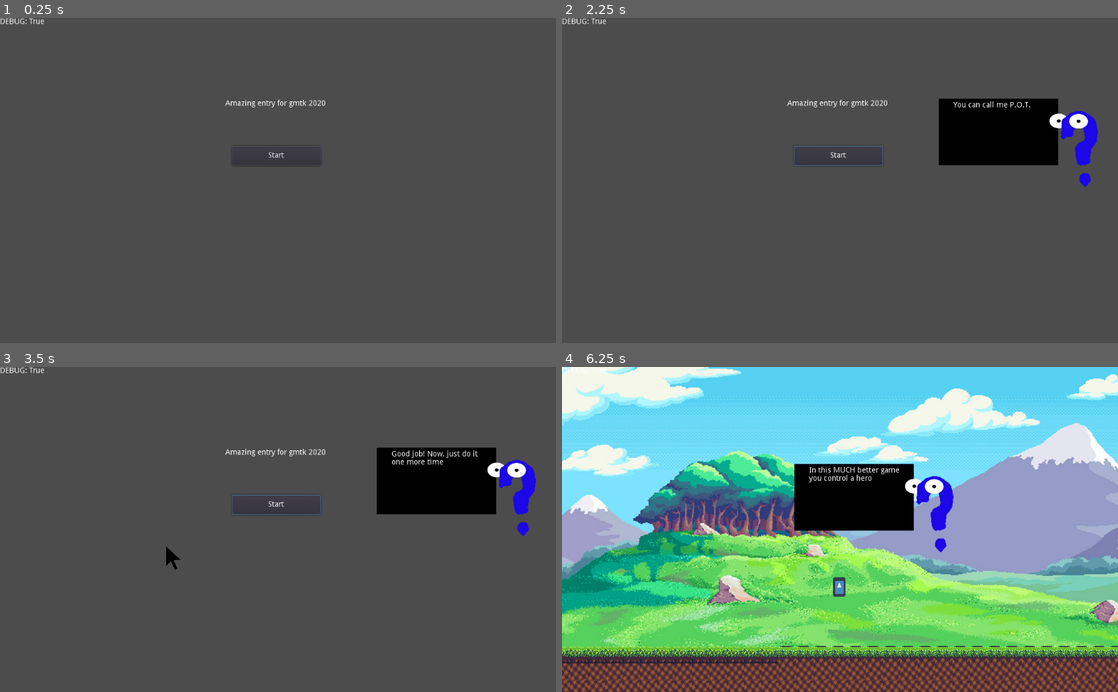
Above: before the commit, frames 1-4 (two rows, left to right).
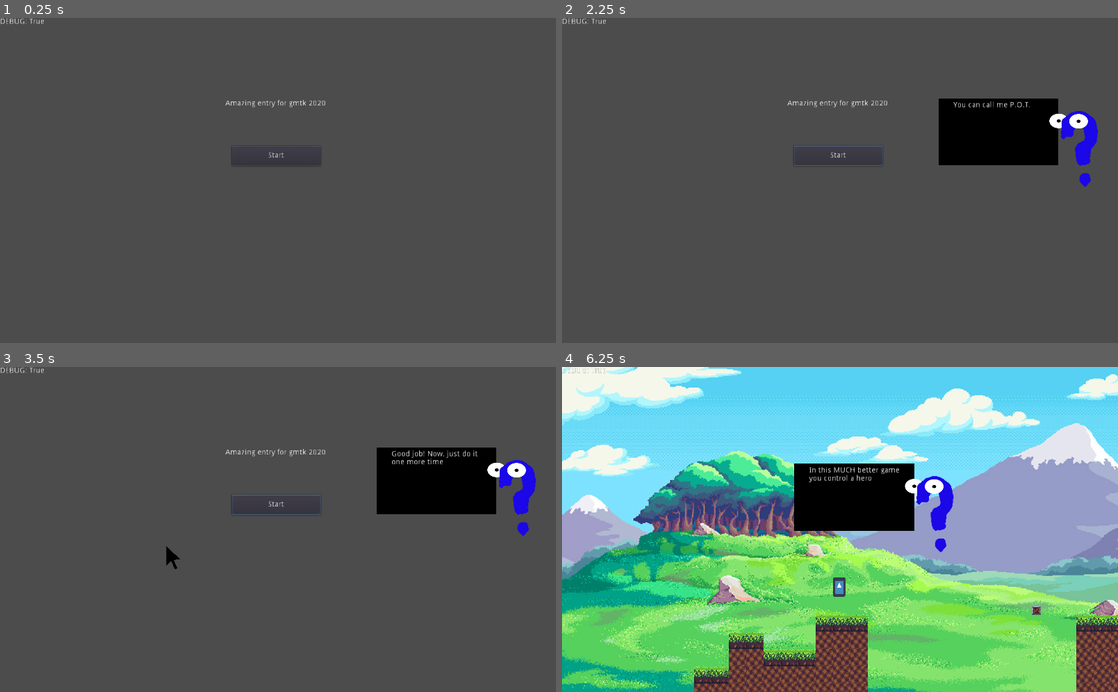
Above: after the commit, the same moments.

Repository: grunkgrunk/gmtk-2020
Game: Godot game, scene res://world.tscn
Two runs of this game, one before a commit and one after it. Both use one fixed random seed, a clock stepped at 60 frames per second and the inputs below. The engine's default icon, where the game draws it, is replaced by a stand-in: a white triangle on a blue panel in a dark square.
Inputs (mouse positions are in pixels of both pictures, inside the frame that each line leads up to):
- Up to frame 1 (0.25 s): no input
- Up to frame 2 (2.25 s): click "Start" at 0.5 s; click "Start" at 1.25 s; tap Enter (continue) at 2 s; move the mouse to (962, 164) at 2.02 s; hold D (ui_right, bound only after the commit) from 2.03 s (still down); hold Enter (continue) from 2.03 s (still down)
- Up to frame 3 (3.5 s): keep holding D (ui_right, bound only after the commit); tap W (ui_up, bound only after the commit) at 2.27, 2.3, 2.57, 2.85, 3.02, 3.32 s; move the mouse to (166, 545) at 2.77 s; release Enter (continue) at 2.78 s; tap Enter (continue) at 3.05 s
- Up to frame 4 (6.25 s): tap Enter (continue) at 3.5, 4.55, 5, 6.05 s; move the mouse to (895, 458) at 3.52 s; release D (ui_right, bound only after the commit) at 3.53 s; hold A (ui_left, bound only after the commit) 3.53-4.28 s; hold Enter (continue) 3.53-4.28 s; tap W (ui_up, bound only after the commit) at 3.8, 4.52, 4.82, 5.27, 5.3, 5.57, 5.85, 6.02 s; move the mouse to (812, 594) at 4.27 s; hold D (ui_right, bound only after the commit) 4.28-5.78 s; tap K (key_k) at 4.35 s; move the mouse to (1006, 578) at 5.02 s; hold Enter (continue) 5.03-5.78 s; move the mouse to (673, 480) at 5.77 s; hold A (ui_left, bound only after the commit) from 5.78 s (still down)

The runs differ from the first frame. In frame 1, 0.2% of the frame differs, in the area x 0-59%, y 0-44%; in frame 2, 0.3%; in frame 3, 0.3%; in frame 4, 15%, in the area x 0-100%, y 0-100%.

Commit message:
wkjhsakjhaaaa dragon

Diff:
--- /dev/null
+++ b/game/bossfight.tscn
@@ -0,0 +1,103 @@
+[gd_scene load_steps=12 format=2]
+
+[ext_resource path="res://dragon.png" type="Texture" id=1]
+[ext_resource path="res://dragon.gd" type="Script" id=2]
+[ext_resource path="res://fireball.tscn" type="PackedScene" id=3]
+[ext_resource path="res://fire.tres" type="Animation" id=4]
+[ext_resource path="res://idle.tres" type="Animation" id=5]
+[ext_resource path="res://dragonsound.wav" type="AudioStream" id=6]
+
+[sub_resource type="ShaderMaterial" id=1]
+
+[sub_resource type="AtlasTexture" id=2]
+flags = 4
+atlas = ExtResource( 1 )
+region = Rect2( 0, 804, 500, 402 )
+
+[sub_resource type="AtlasTexture" id=3]
+flags = 4
+atlas = ExtResource( 1 )
+region = Rect2( 500, 804, 500, 402 )
+
+[sub_resource type="SpriteFrames" id=4]
+animations = [ {
+"frames": [ SubResource( 2 ), SubResource( 3 ) ],
+"loop": true,
+"name": "default",
+"speed": 5.0
+} ]
+
+[sub_resource type="Animation" id=5]
+resource_name = "intro"
+length = 2.0
+tracks/0/type = "value"
+tracks/0/path = NodePath(".:position")
+tracks/0/interp = 1
+tracks/0/loop_wrap = true
+tracks/0/imported = false
+tracks/0/enabled = true
+tracks/0/keys = {
+"times": PoolRealArray( 0, 1 ),
+"transitions": PoolRealArray( 1, 1 ),
+"update": 0,
+"values": [ Vector2( 1351.26, 220.294 ), Vector2( 849.12, 235.396 ) ]
+}
+tracks/1/type = "value"
+tracks/1/path = NodePath(".:frame")
+tracks/1/interp = 1
+tracks/1/loop_wrap = true
+tracks/1/imported = false
+tracks/1/enabled = true
+tracks/1/keys = {
+"times": PoolRealArray( 0, 1.2, 2 ),
+"transitions": PoolRealArray( 1, 1, 1 ),
+"update": 1,
+"values": [ 0, 1, 0 ]
+}
+tracks/2/type = "audio"
+tracks/2/path = NodePath("AudioStreamPlayer")
+tracks/2/interp = 1
+tracks/2/loop_wrap = true
+tracks/2/imported = false
+tracks/2/enabled = true
+tracks/2/keys = {
+"clips": [ {
+"end_offset": 0.0,
+"start_offset": 0.0,
+"stream": ExtResource( 6 )
+} ],
+"times": PoolRealArray( 1.2 )
+}
+
+[node name="bossfight" type="Node2D"]
+
+[node name="dragon" type="AnimatedSprite" parent="."]
+material = SubResource( 1 )
+position = Vector2( 1351.26, 220.294 )
+rotation = -0.673477
+frames = SubResource( 4 )
+frame = 1
+script = ExtResource( 2 )
+fireball_scene = ExtResource( 3 )
+
+[node name="shoot_timer" type="Timer" parent="dragon"]
+wait_time = 0.2
+
+[node name="pos" type="Position2D" parent="dragon"]
+position = Vector2( -118.794, 39.598 )
+
+[node name="animation" type="AnimationPlayer" parent="dragon"]
+playback_speed = 0.5
+anims/fire = ExtResource( 4 )
+anims/idle = ExtResource( 5 )
+anims/intro = SubResource( 5 )
+
+[node name="AudioStreamPlayer" type="AudioStreamPlayer" parent="dragon"]
+stream = ExtResource( 6 )
+
+[node name="idle_timer" type="Timer" parent="dragon"]
+wait_time = 2.0
+one_shot = true
+[connection signal="timeout" from="dragon/shoot_timer" to="dragon" method="_on_shoot_timer_timeout"]
+[connection signal="animation_finished" from="dragon/animation" to="dragon" method="_on_animation_animation_finished"]
+[connection signal="timeout" from="dragon/idle_timer" to="dragon" method="_on_idle_timer_timeout"]
--- a/game/dangerjump.gd
+++ b/game/dangerjump.gd
@@ -4,5 +4,5 @@
 
 func _on_dangerjump_body_entered(body):
 	if body.is_in_group("player"):
-		emit_signal("shoudlsave")
+		emit_signal("shouldsave")
 		queue_free()
--- /dev/null
+++ b/game/dragon.gd
@@ -0,0 +1,41 @@
+extends AnimatedSprite
+
+var is_mouth_open = false
+var n_fireballs = 13
+
+export(PackedScene) var fireball_scene
+
+func _ready():
+	$animation.play("intro")
+
+
+func fire_balls():
+	$shoot_timer.start()
+
+func _on_shoot_timer_timeout():
+	var o = fireball_scene.instance()
+	get_parent().add_child(o)
+	o.global_position = $pos.global_position
+	o.angle = rotation + PI - 0.3
+	n_fireballs -= 1
+	if n_fireballs == 0:
+		$shoot_timer.stop()
+		n_fireballs = 13
+
+func _input(event):
+	if(Input.is_action_just_pressed("continue")):
+		$animation.play("fire")
+
+
+func _on_animation_animation_finished(anim_name):
+	if anim_name == "intro":
+		$animation.play("idle")
+		$idle_timer.wait_time = rand_range(2, 3)
+		$idle_timer.start()
+	if anim_name == "fire":
+		$idle_timer.wait_time = rand_range(2, 3)
+		$idle_timer.start()
+		$animation.play("idle")
+
+func _on_idle_timer_timeout():
+	$animation.play("fire")
--- /dev/null
+++ b/game/fire.tres
@@ -0,0 +1,43 @@
+[gd_resource type="Animation" format=2]
+
+[resource]
+resource_name = "fire"
+length = 1.5
+tracks/0/type = "value"
+tracks/0/path = NodePath(".:rotation_degrees")
+tracks/0/interp = 1
+tracks/0/loop_wrap = true
+tracks/0/imported = false
+tracks/0/enabled = true
+tracks/0/keys = {
+"times": PoolRealArray( 0, 1, 1.5 ),
+"transitions": PoolRealArray( 1, 1, 1 ),
+"update": 0,
+"values": [ -38.5874, 0.0, -38.5874 ]
+}
+tracks/1/type = "value"
+tracks/1/path = NodePath(".:frame")
+tracks/1/interp = 1
+tracks/1/loop_wrap = true
+tracks/1/imported = false
+tracks/1/enabled = true
+tracks/1/keys = {
+"times": PoolRealArray( 0, 1.4 ),
+"transitions": PoolRealArray( 1, 1 ),
+"update": 1,
+"values": [ 1, 0 ]
+}
+tracks/2/type = "method"
+tracks/2/path = NodePath(".")
+tracks/2/interp = 1
+tracks/2/loop_wrap = true
+tracks/2/imported = false
+tracks/2/enabled = true
+tracks/2/keys = {
+"times": PoolRealArray( 0 ),
+"transitions": PoolRealArray( 1 ),
+"values": [ {
+"args": [  ],
+"method": "fire_balls"
+} ]
+}
--- /dev/null
+++ b/game/fireball.gd
@@ -0,0 +1,11 @@
+extends AnimatedSprite
+
+var angle = 0
+var speed = 400
+func _process(delta):
+	position += Vector2(cos(angle), sin(angle)) * speed * delta
+	rotation = angle
+
+
+func _on_Area2D_body_entered(body):
+	queue_free()
--- /dev/null
+++ b/game/fireball.tscn
@@ -0,0 +1,36 @@
+[gd_scene load_steps=7 format=2]
+
+[ext_resource path="res://orange_fireball.png" type="Texture" id=1]
+[ext_resource path="res://fireball.gd" type="Script" id=2]
+
+[sub_resource type="AtlasTexture" id=1]
+atlas = ExtResource( 1 )
+region = Rect2( 0, 0, 32, 32 )
+
+[sub_resource type="AtlasTexture" id=2]
+atlas = ExtResource( 1 )
+region = Rect2( 32, 0, 32, 32 )
+
+[sub_resource type="SpriteFrames" id=3]
+animations = [ {
+"frames": [ SubResource( 1 ), SubResource( 2 ) ],
+"loop": true,
+"name": "default",
+"speed": 5.0
+} ]
+
+[sub_resource type="CircleShape2D" id=4]
+
+[node name="fireball" type="AnimatedSprite" groups=[
+"fireball",
+]]
+scale = Vector2( 2, 2 )
+frames = SubResource( 3 )
+playing = true
+script = ExtResource( 2 )
+
+[node name="Area2D" type="Area2D" parent="."]
+
+[node name="CollisionShape2D" type="CollisionShape2D" parent="Area2D"]
+shape = SubResource( 4 )
+[connection signal="body_entered" from="Area2D" to="." method="_on_Area2D_body_entered"]
--- /dev/null
+++ b/game/idle.tres
@@ -0,0 +1,17 @@
+[gd_resource type="Animation" format=2]
+
+[resource]
+resource_name = "idle"
+loop = true
+tracks/0/type = "value"
+tracks/0/path = NodePath(".:position")
+tracks/0/interp = 1
+tracks/0/loop_wrap = true
+tracks/0/imported = false
+tracks/0/enabled = true
+tracks/0/keys = {
+"times": PoolRealArray( 0, 0.5, 1 ),
+"transitions": PoolRealArray( 1, 1, 1 ),
+"update": 0,
+"values": [ Vector2( 849.12, 235.396 ), Vector2( 849.12, 225.805 ), Vector2( 849.12, 235.396 ) ]
+}
--- a/game/iloveyou.tscn
+++ b/game/iloveyou.tscn
@@ -1,18 +1,37 @@
 [gd_scene load_steps=4 format=2]
 
-[ext_resource path="res://iloveyou.gd" type="Script" id=1]
 [ext_resource path="res://tut/tut.tscn" type="PackedScene" id=2]
 [ext_resource path="res://tut/tut_iloveyou.gd" type="Script" id=3]
+
+[sub_resource type="GDScript" id=1]
+script/source = "extends Control
+
+
+# Declare member variables here. Examples:
+# var a = 2
+# var b = \"text\"
+
+
+# Called when the node enters the scene tree for the first time.
+func _ready():
+	pass # Replace with function body.
+
+
+"
 
 [node name="iloveyou" type="Control"]
 anchor_right = 1.0
 anchor_bottom = 1.0
-script = ExtResource( 1 )
+script = SubResource( 1 )
 __meta__ = {
 "_edit_use_anchors_": false
 }
 
 [node name="tut" parent="." instance=ExtResource( 2 )]
+margin_left = -1100.38
+margin_top = 486.205
+margin_right = -1100.38
+margin_bottom = 486.205
 script = ExtResource( 3 )
 dialog_path = NodePath("../LineEdit")
 
--- a/game/keybindmenu.tscn
+++ b/game/keybindmenu.tscn
@@ -1,7 +1,8 @@
-[gd_scene load_steps=3 format=2]
+[gd_scene load_steps=4 format=2]
 
 [ext_resource path="res://tut/tut.tscn" type="PackedScene" id=1]
 [ext_resource path="res://tut/tut_keybind.gd" type="Script" id=2]
+[ext_resource path="res://cursor.tscn" type="PackedScene" id=3]
 
 [node name="keybindmenu" type="Control"]
 anchor_right = 1.0
@@ -19,6 +20,7 @@
 gridPath = NodePath("../grid")
 rebindPath = NodePath("../rebind")
 loadLabelPath = NodePath("../load")
+cursorscn = ExtResource( 3 )
 
 [node name="timer" type="Timer" parent="tut"]
 
--- a/game/mainGame.tscn
+++ b/game/mainGame.tscn
@@ -21,38 +21,44 @@
 [ext_resource path="res://musicmenu.tscn" type="PackedScene" id=19]
 [ext_resource path="res://turnoffmusic_area.gd" type="Script" id=20]
 [ext_resource path="res://yesno.tscn" type="PackedScene" id=21]
+[ext_resource path="res://spikes.gd" type="Script" id=22]
+[ext_resource path="res://iloveyou.tscn" type="PackedScene" id=23]
+[ext_resource path="res://cursor.tscn" type="PackedScene" id=24]
+
+[sub_resource type="RectangleShape2D" id=1]
+extents = Vector2( 146.042, 87.1117 )
+
+[sub_resource type="CapsuleShape2D" id=2]
+
+[sub_resource type="CircleShape2D" id=3]
+radius = 20.1789
+
+[sub_resource type="RectangleShape2D" id=4]
+extents = Vector2( 295.27, 17.3406 )
+
+[sub_resource type="RectangleShape2D" id=5]
+extents = Vector2( 55.2339, 81.9485 )
+
+[sub_resource type="RectangleShape2D" id=6]
+extents = Vector2( 75.9153, 41.032 )
+
+[sub_resource type="RectangleShape2D" id=7]
+extents = Vector2( 154.971, 29.9009 )
+
+[sub_resource type="RectangleShape2D" id=8]
+extents = Vector2( 209.679, 21.9224 )
+
+[sub_resource type="RectangleShape2D" id=9]
+extents = Vector2( 127.523, 44.2639 )
 
 [sub_resource type="RectangleShape2D" id=10]
-extents = Vector2( 146.042, 87.1117 )
-
-[sub_resource type="CapsuleShape2D" id=1]
-
-[sub_resource type="CircleShape2D" id=9]
-radius = 20.1789
-
-[sub_resource type="RectangleShape2D" id=2]
-extents = Vector2( 295.27, 17.3406 )
-
-[sub_resource type="RectangleShape2D" id=3]
-extents = Vector2( 55.2339, 81.9485 )
-
-[sub_resource type="RectangleShape2D" id=4]
-extents = Vector2( 75.9153, 41.032 )
-
-[sub_resource type="RectangleShape2D" id=5]
-extents = Vector2( 154.971, 29.9009 )
-
-[sub_resource type="RectangleShape2D" id=6]
-extents = Vector2( 209.679, 21.9224 )
-
-[sub_resource type="RectangleShape2D" id=7]
-extents = Vector2( 127.523, 44.2639 )
-
-[sub_resource type="RectangleShape2D" id=8]
 extents = Vector2( 119.299, 111.274 )
 
 [sub_resource type="RectangleShape2D" id=11]
 extents = Vector2( 86.0432, 101.052 )
+
+[sub_resource type="RectangleShape2D" id=12]
+extents = Vector2( 317.929, 10 )
 
 [node name="mainGame" type="Node2D"]
 script = ExtResource( 7 )
@@ -76,12 +82,12 @@
 
 [node name="CollisionShape2D" type="CollisionShape2D" parent="blue/area"]
 position = Vector2( -5.79126, 0 )
-shape = SubResource( 10 )
+shape = SubResource( 1 )
 
 [node name="player" type="KinematicBody2D" parent="." groups=[
 "player",
 ]]
-position = Vector2( 3248.02, 467.375 )
+position = Vector2( 5035.53, 397.663 )
 script = ExtResource( 3 )
 playing = true
 
@@ -105,20 +111,21 @@
 [node name="djump_area" type="Area2D" parent="player"]
 
 [node name="CollisionShape2D" type="CollisionShape2D" parent="player/djump_area"]
-shape = SubResource( 9 )
+position = Vector2( 0, 2.99658 )
+shape = SubResource( 3 )
 
 [node name="TileMap" type="TileMap" parent="."]
 tile_set = ExtResource( 14 )
 cell_size = Vector2( 32, 32 )
 format = 1
-tile_data = PoolIntArray( 655393, 1, 0, 720929, 10, 0, 78646 …(11591 unchanged characters)… 0, 2031773, 10, 0, 2031774, 10, 0, 2031775, 10, 0, 2031776, 10, 0, 2031777, 10, 0, 2031778, 10, 0, 2031779, 10, 0, 2031780, 10, 0, 2031781, 10, 0, 2031782, 10, 0, 2031783, 10, 0, 2031784, 10, 0, 2031785, 10, 0, 2031786, 10, 0, 2031787, 10, 0, 2031788, 10, 0, 2097308, 10, 0, 2097309, 10, 0, 2097310, 10, 0, 2097311, 10, 0, 2097312, 10, 0, 2097313, 10, 0, 2097314, 10, 0, 2097315, 10, 0, 2097316, 10, 0, 2097317, 10, 0, 2097318, 10, 0, 2097319, 10, 0, 2097320, 10, 0, 2097321, 10, 0, 2097322, 10, 0, 2097323, 10, 0, 2097324, 10, 0, 2162850, 10, 0, 2162851, 10, 0, 2162852, 10, 0, 2162853, 10, 0, 2162854, 10, 0 )
+tile_data = PoolIntArray( 655393, 1, 0, 720929, 10, 0, 78646 …(11591 unchanged characters)… 0, 2031773, 10, 0, 2031774, 10, 0, 2031787, 10, 0, 2031788, 10, 0, 2097308, 10, 0, 2097309, 10, 0, 2097310, 10, 0, 2097323, 10, 0, 2097324, 10, 0, 2162859, 10, 0, 2162860, 10, 0, 2228395, 10, 0, 2228396, 10, 0, 2293932, 10, 0, 2359468, 10, 0, 2425004, 10, 0, 2490540, 10, 0 )
 
 [node name="jump_area" type="Area2D" parent="."]
 position = Vector2( 277.928, 451.397 )
 script = ExtResource( 4 )
 
 [node name="CollisionShape2D" type="CollisionShape2D" parent="jump_area"]
-shape = SubResource( 2 )
+shape = SubResource( 4 )
 
 [node name="layer" type="CanvasLayer" parent="."]
 
@@ -135,6 +142,8 @@
 bluePath = NodePath("../../blue/area")
 musicscn = ExtResource( 19 )
 yesno = ExtResource( 21 )
+iloveyou = ExtResource( 23 )
+cursor_scn = ExtResource( 24 )
 
 [node name="timer" type="Timer" parent="layer/tut"]
 one_shot = true
@@ -201,9 +210,17 @@
 [node name="CollisionShape2D" type="CollisionShape2D" parent="turnoffmusic_area"]
 position = Vector2( 4, 38 )
 shape = SubResource( 11 )
+
+[node name="spikes" type="Area2D" parent="."]
+position = Vector2( 5309.75, 933.662 )
+script = ExtResource( 22 )
+
+[node name="CollisionShape2D" type="CollisionShape2D" parent="spikes"]
+position = Vector2( -8.73096, 47.6219 )
+shape = SubResource( 12 )
 [connection signal="body_entered" from="jump_area" to="jump_area" method="_on_jump_area_body_entered"]
+[connection signal="first_jump" from="jump_area" to="layer/tut" method="_on_jump_area_first_jump"]
 [connection signal="first_jump" from="jump_area" to="." method="_on_jump_area_first_jump"]
-[connection signal="first_jump" from="jump_area" to="layer/tut" method="_on_jump_area_first_jump"]
 [connection signal="timeout" from="layer/tut/timer" to="layer/tut" method="_on_timer_timeout"]
 [connection signal="body_entered" from="doublejumparea" to="doublejumparea" method="_on_doublejumparea_body_entered"]
 [connection signal="doublejump" from="doublejumparea" to="layer/tut" method="_on_doublejumparea_doublejump"]
@@ -218,3 +235,4 @@
 [connection signal="body_entered" from="break_area" to="break_area" method="_on_break_area_body_entered"]
 [connection signal="breakdialogue" from="break_area" to="layer/tut" method="_on_break_area_breakdialogue"]
 [connection signal="body_entered" from="turnoffmusic_area" to="layer/tut" method="_on_turnoffmusic_area_body_entered"]
+[connection signal="body_entered" from="spikes" to="layer/tut" method="_on_spikes_body_entered"]
--- a/game/player.gd
+++ b/game/player.gd
@@ -1,9 +1,11 @@
 extends KinematicBody2D
 
-const MOVE_SPEED = 700
+const MOVE_SPEED = 300
 const JUMP_FORCE = 600
 const GRAVITY = 50
 const MAX_FALL_SPEED = 1000
+
+var invert = 1
 
 #onready var anim_player = $AnimationPlayer
 onready var sprite = $Sprite
@@ -23,7 +25,7 @@
 	if Input.is_action_pressed("ui_left"):
 		move_dir -= 1
 
-	move_and_slide(Vector2(move_dir * MOVE_SPEED, y_velo), Vector2(0, -1))
+	move_and_slide(Vector2(move_dir*invert * MOVE_SPEED, y_velo), Vector2(0, -1))
 
 
 	var grounded = is_on_floor()
--- a/game/project.godot
+++ b/game/project.godot
@@ -23,11 +23,32 @@
 
 G="*res://G.gd"
 
+[display]
+
+window/size/resizable=false
+window/stretch/mode="2d"
+window/stretch/aspect="keep"
+
 [input]
 
 ui_accept={
 "deadzone": 0.5,
 "events": [  ]
+}
+ui_left={
+"deadzone": 0.5,
+"events": [ Object(InputEventKey,"resource_local_to_scene":false,"resource_name":"","device":0,"alt":false,"shift":false,"control":false,"meta":false,"command":false,"pressed":false,"scancode":65,"unicode":0,"echo":false,"script":null)
+ ]
+}
+ui_right={
+"deadzone": 0.5,
+"events": [ Object(InputEventKey,"resource_local_to_scene":false,"resource_name":"","device":0,"alt":false,"shift":false,"control":false,"meta":false,"command":false,"pressed":false,"scancode":68,"unicode":0,"echo":false,"script":null)
+ ]
+}
+ui_up={
+"deadzone": 0.5,
+"events": [ Object(InputEventKey,"resource_local_to_scene":false,"resource_name":"","device":0,"alt":false,"shift":false,"control":false,"meta":false,"command":false,"pressed":false,"scancode":87,"unicode":0,"echo":false,"script":null)
+ ]
 }
 continue={
 "deadzone": 0.5,
--- a/game/iloveyou.gd
+++ b/game/spikes.gd
@@ -1,4 +1,4 @@
-extends Control
+extends Area2D
 
 
 # Declare member variables here. Examples:
@@ -9,3 +9,8 @@
 # Called when the node enters the scene tree for the first time.
 func _ready():
 	pass # Replace with function body.
+
+
+# Called every frame. 'delta' is the elapsed time since the previous frame.
+#func _process(delta):
+#	pass
--- a/game/tut/tut_iloveyou.gd
+++ b/game/tut/tut_iloveyou.gd
@@ -2,6 +2,7 @@
 signal enter_pressed
 signal start_pressed
 signal line_edit
+signal iloveyouwasajoke
 
 export(NodePath) var dialog_path
 # Called when the node enters the scene tree for the first time.
@@ -61,3 +62,4 @@
 	t("I never loved you, it was a joke")
 	yield(self, "enter_pressed")
 	t("Anyways, the only reason I saved you is because I don't want to teach everything about the game again.")
+	emit_signal("iloveyouwasajoke")
--- a/game/tut/tut_keybind.gd
+++ b/game/tut/tut_keybind.gd
@@ -9,6 +9,7 @@
 export(NodePath) var gridPath
 export(NodePath) var rebindPath
 export(NodePath) var loadLabelPath
+export(PackedScene) var cursorscn
 
 onready var grid = get_node(gridPath)
 
@@ -34,8 +35,12 @@
 	t("ÃÃÃÃÃÃÃÃh of course you couldn't jump, double jump was bound to the wrong key...")
 	yield(self, "enter_pressed")
 	t("See this rebind all button? You can click the button to rebind all keys")
+	var c = cursorscn.instance()
+	get_parent().add_child(c)
+	c.global_position = get_viewport().get_mouse_position()
 	get_node(rebindPath).show()
 	yield(self, "rebind_pressed")
+	c.queue_free()
 	get_node(rebindPath).hide()
 	get_node(loadLabelPath).show()
 	rebinding = true
--- a/game/tut/tut_maingame.gd
+++ b/game/tut/tut_maingame.gd
@@ -15,6 +15,8 @@
 export(NodePath) var bluePath
 export(PackedScene) var musicscn
 export(PackedScene) var yesno
+export(PackedScene) var iloveyou
+export(PackedScene) var cursor_scn
 
 onready var mainGame = get_node(mainGamePath)
 var musicjoke = null
@@ -117,6 +119,9 @@
 		hide()
 		get_parent().add_child(keybind)
 		yield(keybind.get_node("tut"), "donebinding")
+		get_node(player).invert = -1
+
+
 		#Hop til keybind menu
 		keybind.queue_free()
 		mainGame.play()
@@ -172,6 +177,8 @@
 
 
 func _on_dangerjump_shouldsave():
+	show()
+	print("that worked ")
 	mainGame.pause()
 	t("Yeah.. sorry to be the one to tell you, but you are not going to make this jump..")
 	yield(self, "enter_pressed")
@@ -184,6 +191,7 @@
 	t("There is nothing you can do...")
 	yield(self, "enter_pressed")
 	mainGame.play()
+	hide()
 
 
 func _on_break_area_breakdialogue():
@@ -193,9 +201,10 @@
 	yield(self, "enter_pressed")
 	t("Let us take a break from playing!")
 	yield(self, "enter_pressed")
-	OS.set_window_maximized(true)
+	OS.window_fullscreen = true
 	t("Woops that was the wrong button. I never understood how to operate "+str(OS.get_name()))
 	yield(self, "enter_pressed")
+	OS.window_fullscreen = false
 	OS.set_window_minimized(true)
 	t("That was nice, right?")
 	yield(self, "enter_pressed")
@@ -214,11 +223,15 @@
 	if not body.is_in_group("player"):
 		return
 	mainGame.pause()
+	var c = cursor_scn.instance()
 	var o = yesno.instance()
 	get_parent().add_child(o)
+	get_parent().add_child(c)
 	yield(o, "jump_around_done")
+	c.queue_free()
 	o.queue_free()
-	musicjoke.queue_free()
+	if musicjoke:
+		musicjoke.queue_free()
 	show()
 	t("Hey dude! I was enjoying the music!")
 	yield(self, "enter_pressed")
@@ -230,3 +243,13 @@
 	yield(self, "enter_pressed")
 	mainGame.play()
 	hide()
+
+func _on_spikes_body_entered(body):
+	if not body.is_in_group("player"):
+		return
+	var o = iloveyou.instance()
+	mainGame.pause()
+	hide()
+	get_parent().add_child(o)
+	yield(o.get_node("tut"), "iloveyouwasajoke")
+	mainGame.play()
Not shown, added: game/dragon.png.import
Not shown, added: game/dragonsound.wav.import
Not shown: 8 places in game/mainGame.tscn that only renumber resources
Binary file added: game/orange_fireball.png
Not shown, added: game/orange_fireball.png.import
Not shown, added: game/dragonsound.wav
